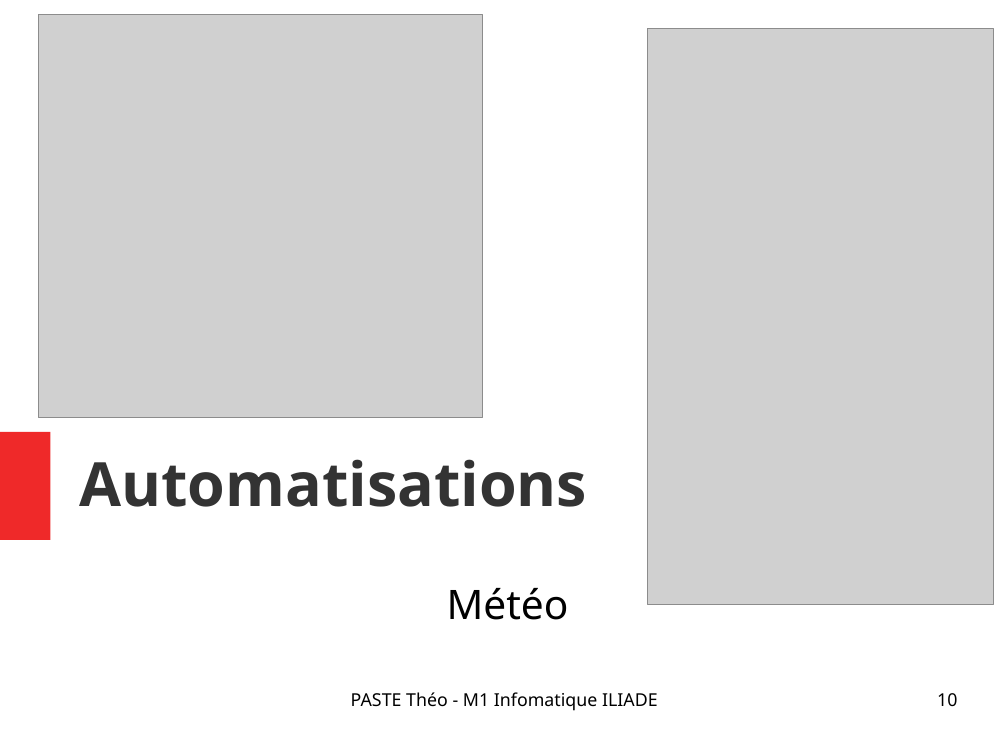
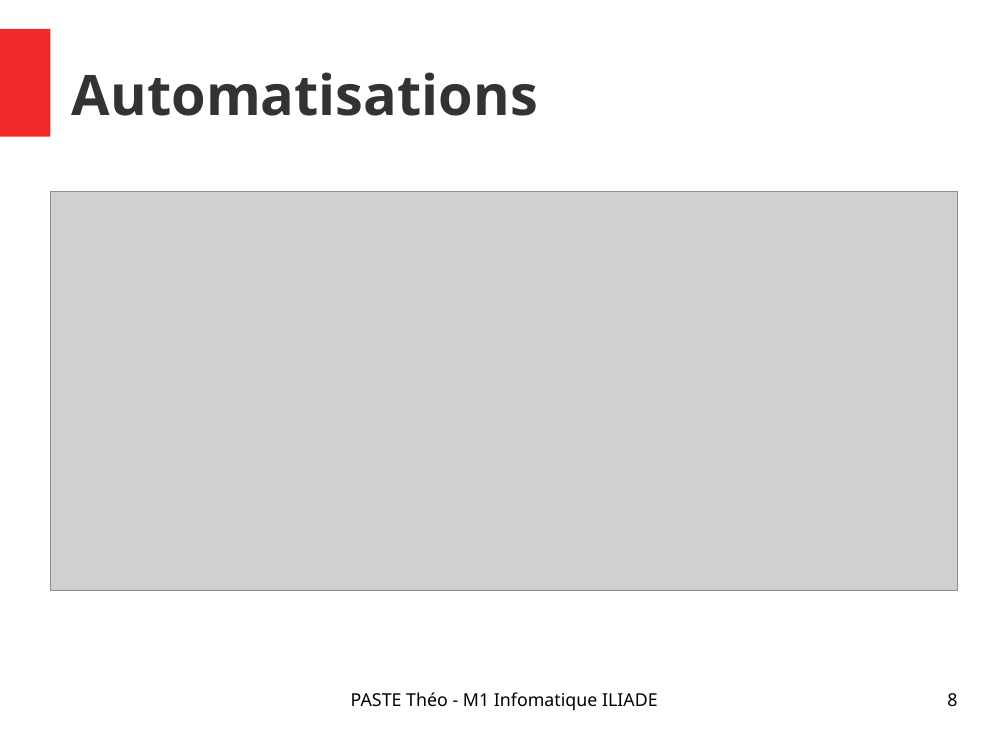
Before and after one commit to Narrateur/Rapport_de_Stage_M1, a slide deck: slide 8 of .gitbook/assets/Presentation_PASTE_Theo.odp (slide 10 before the commit). Drawn at 1008x756 pixels with LibreOffice and Linux fonts; fonts in the diff are those of the drawing; grey boxes stand for pictures. Boxes give left, top, right and bottom in pixels: in the first picture for what was removed or moved away, otherwise in the second. Text is boxed around its words. In the diff, an @@ line names an element or a change of style, - is before the commit and + after.

```diff
--- a/.gitbook/assets/Presentation_PASTE_Theo.odp
+++ b/.gitbook/assets/Presentation_PASTE_Theo.odp
@@ rectangle: place and size @@
-rectangle at bbox=[0, 432, 50, 540]
+rectangle at bbox=[0, 28, 50, 136]
@@ picture removed at bbox=[649, 28, 994, 605] @@
@@ title "Automatisations": place and size @@
-title "Automatisations" at bbox=[79, 459, 587, 507]
+title "Automatisations" at bbox=[72, 72, 538, 116]
@@ title "Automatisations" at bbox=[72, 72, 538, 116]: size 48 to 44 pt @@
@@ picture: place and size @@
-picture at bbox=[38, 15, 483, 418]
+picture at bbox=[50, 192, 958, 591]
@@ subtitle removed at bbox=[447, 588, 569, 620] @@
-Météo
@@ page number at bbox=[947, 693, 957, 706]: text changed @@
-10
+8
```
Also in this commit, not shown: 12 other slides changed, 1 slide added, 2 other files.
